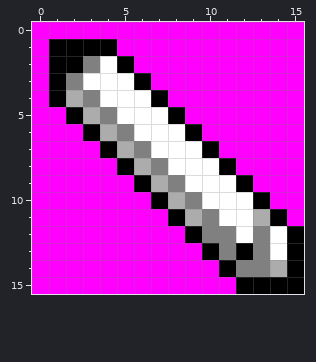
Two states of a pixel-art sprite, res/cursor_pen.png. This is how it looked before the edit.
The file is 16x16 pixels.
The result:
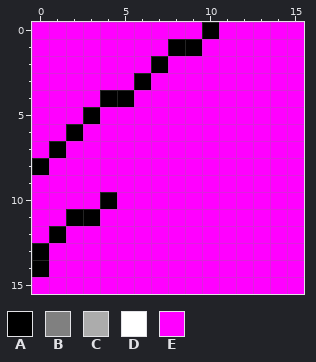
Palette (. is transparent): A #000000  B #808080  C #acacac  D #ffffff  E #ff00ff
Diff:
y 0: x 10 E -> A
y 1: x 1..4 AAAA -> EEEE; x 8..9 EE -> AA
y 2: x 1..5 AABDA -> EEEEE; x 7 E -> A
y 3: x 1..5 ABDDD -> EEEEE
y 4: x 1..7 ACBDDDA -> EEEAAEE
y 5: x 2..8 ACBDDDA -> EAEEEEE
y 6: x 2..9 EACBDDDA -> AEEEEEEE
y 7: x 1 E -> A; x 4..10 ACBDDDA -> EEEEEEE
y 8: x 0 E -> A; x 5..11 ACBDDDA -> EEEEEEE
y 9: x 6..12 ACBDDDA -> EEEEEEE
y 10: x 4 E -> A; x 7..13 ACBDDDA -> EEEEEEE
y 11: x 2..3 EE -> AA; x 8..14 ACBDDCA -> EEEEEEE
y 12: x 1 E -> A; x 9..15 ABBDBDA -> EEEEEEE
y 13: x 0 E -> A; x 10..15 ABABDA -> EEEEEE
y 14: x 0 E -> A; x 11..15 ABBCA -> EEEEE
y 15: x 12..15 AAAA -> EEEE
Boxes around the changes in both pictures, in picture pixels (x1, y1, x2, y2):
changed: (32, 22, 304, 294)
